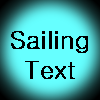
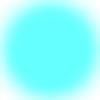
Layers edited between the first and the second 100 x 100 image:
hid "strong copy" over [0, 0, 100, 100]
showed "strong" over [0, 0, 100, 100]
hid "Background" over [0, 0, 100, 100]
